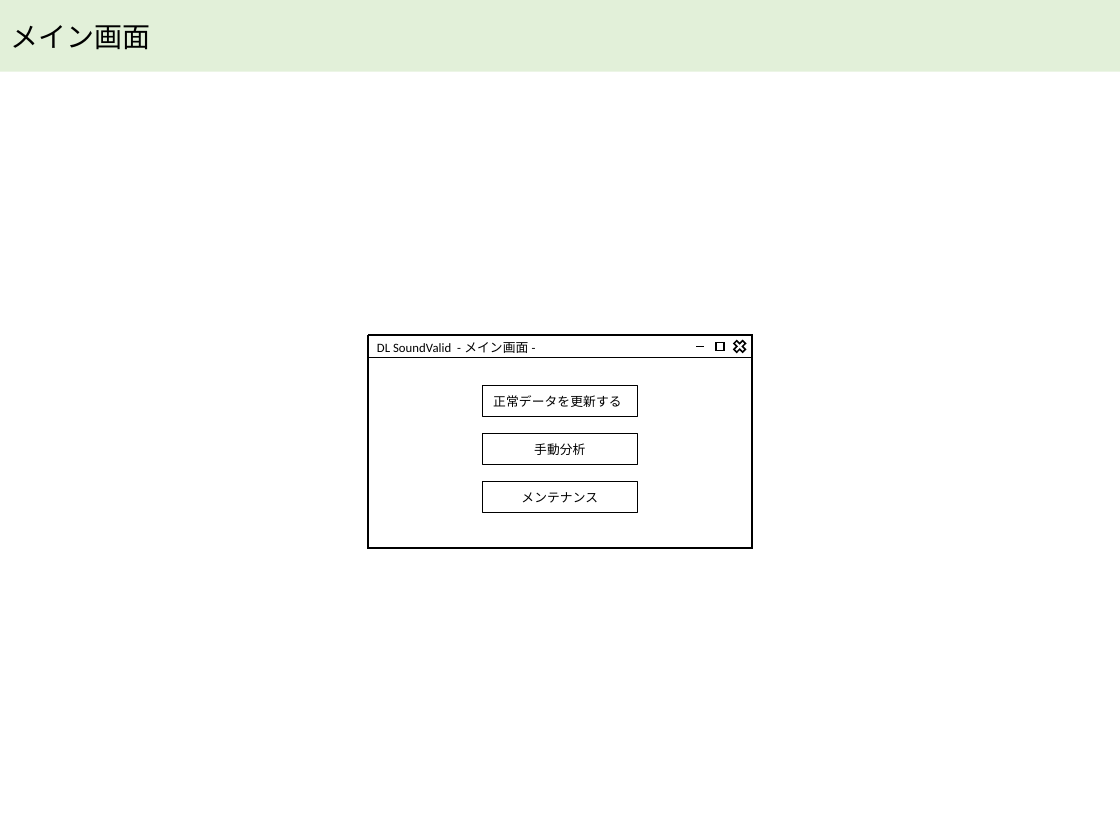
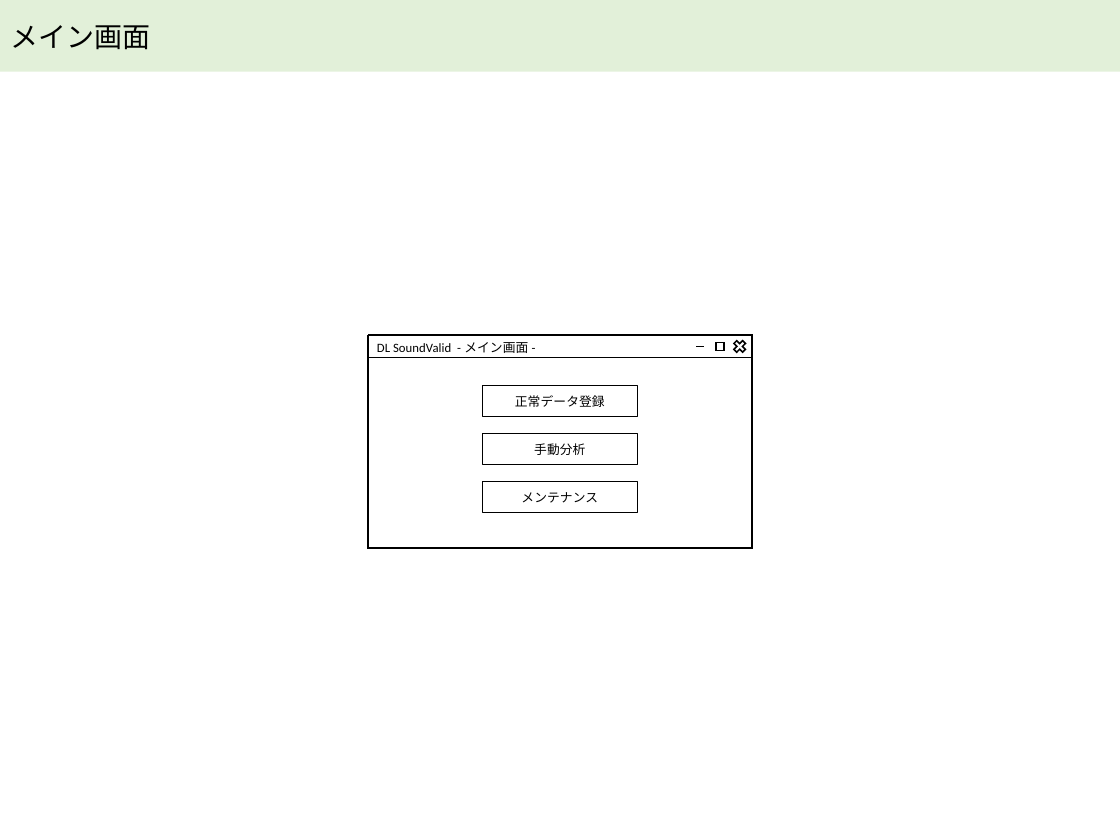
Before and after one commit to NOE-MasakiTsutsumino/v2.0.0, a slide deck: slide 1 of 作成中_UI設計.pptx. Drawn at 1120x840 pixels with LibreOffice and Linux fonts; fonts in the diff are those of the drawing. Boxes give left, top, right and bottom in pixels: in the first picture for what was removed or moved away, otherwise in the second. Text is boxed around its words. In the diff, an @@ line names an element or a change of style, - is before the commit and + after.

```diff
--- a/作成中_UI設計.pptx
+++ b/作成中_UI設計.pptx
@@ text in rectangle at [515, 395, 605, 407]: text changed @@
-正常データを更新する
+正常データ登録
```
Also in this commit, not shown: 37 other files.
